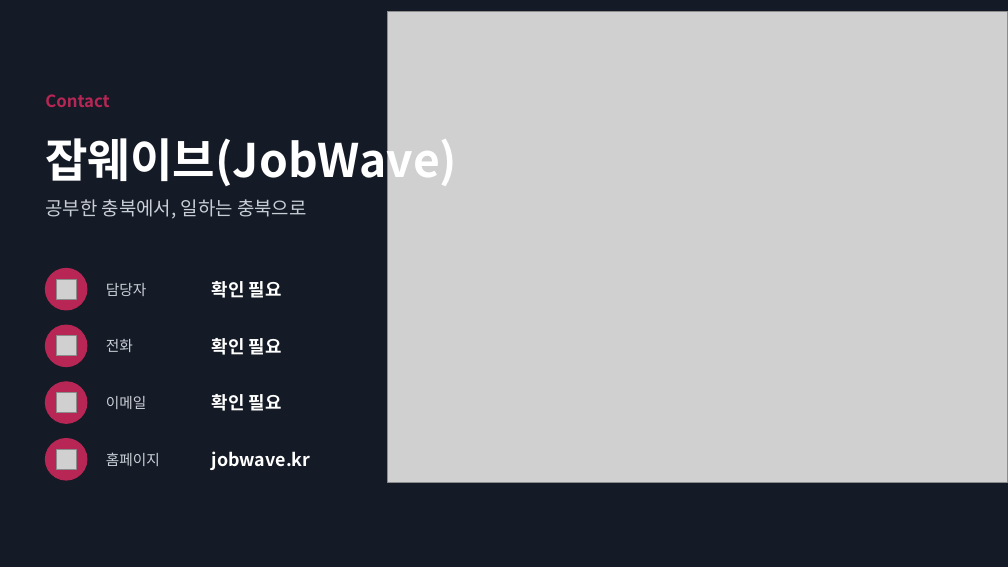
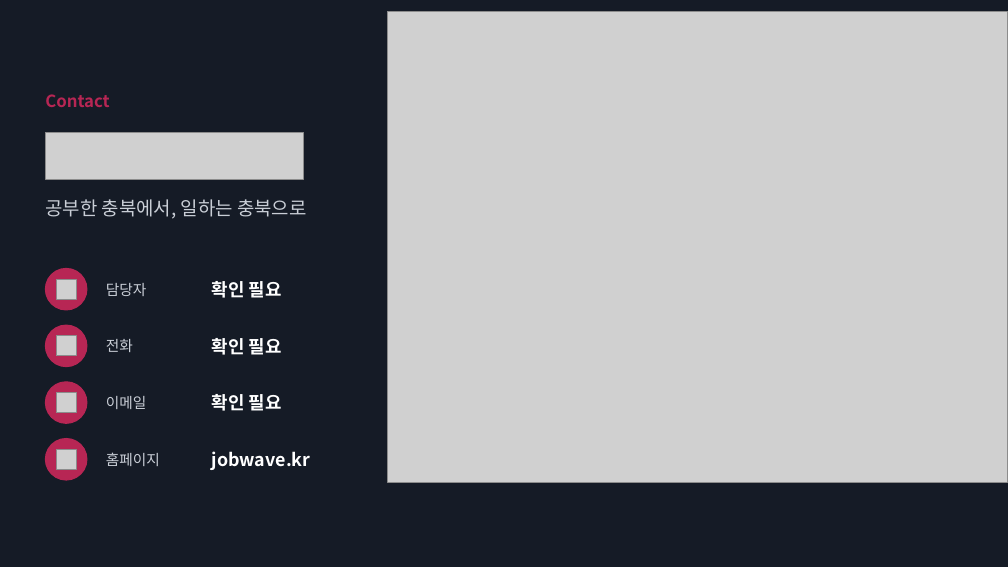
Before and after one commit to job-wave/Codex, a slide deck: slide 40 of output/jobwave-cbnu-proposal/JobWave_proposal_visual.pptx (slide 45 before the commit). Drawn at 1008x567 pixels with LibreOffice and Linux fonts; fonts in the diff are those of the drawing; grey boxes stand for pictures. Boxes give left, top, right and bottom in pixels: in the first picture for what was removed or moved away, otherwise in the second. Text is boxed around its words. In the diff, an @@ line names an element or a change of style, - is before the commit and + after.

```diff
--- a/output/jobwave-cbnu-proposal/JobWave_proposal_visual.pptx
+++ b/output/jobwave-cbnu-proposal/JobWave_proposal_visual.pptx
@@ text removed at (45,130,457,189) @@
-잡웨이브(JobWave)
@@ picture added at (45,132,303,179) @@
```
Also in this commit, not shown: 37 other slides changed, 5 slides removed, 8 other files.
